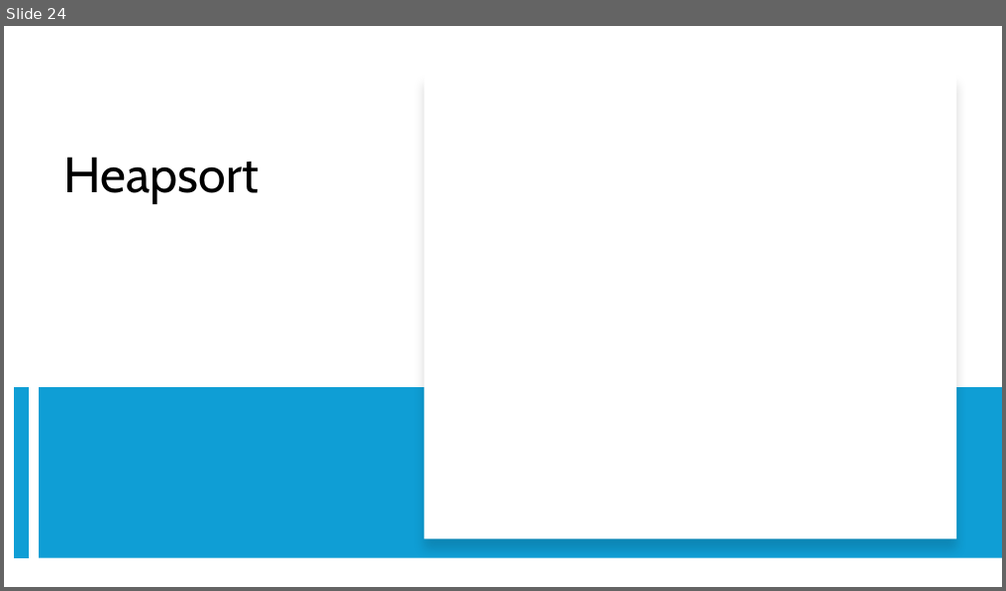
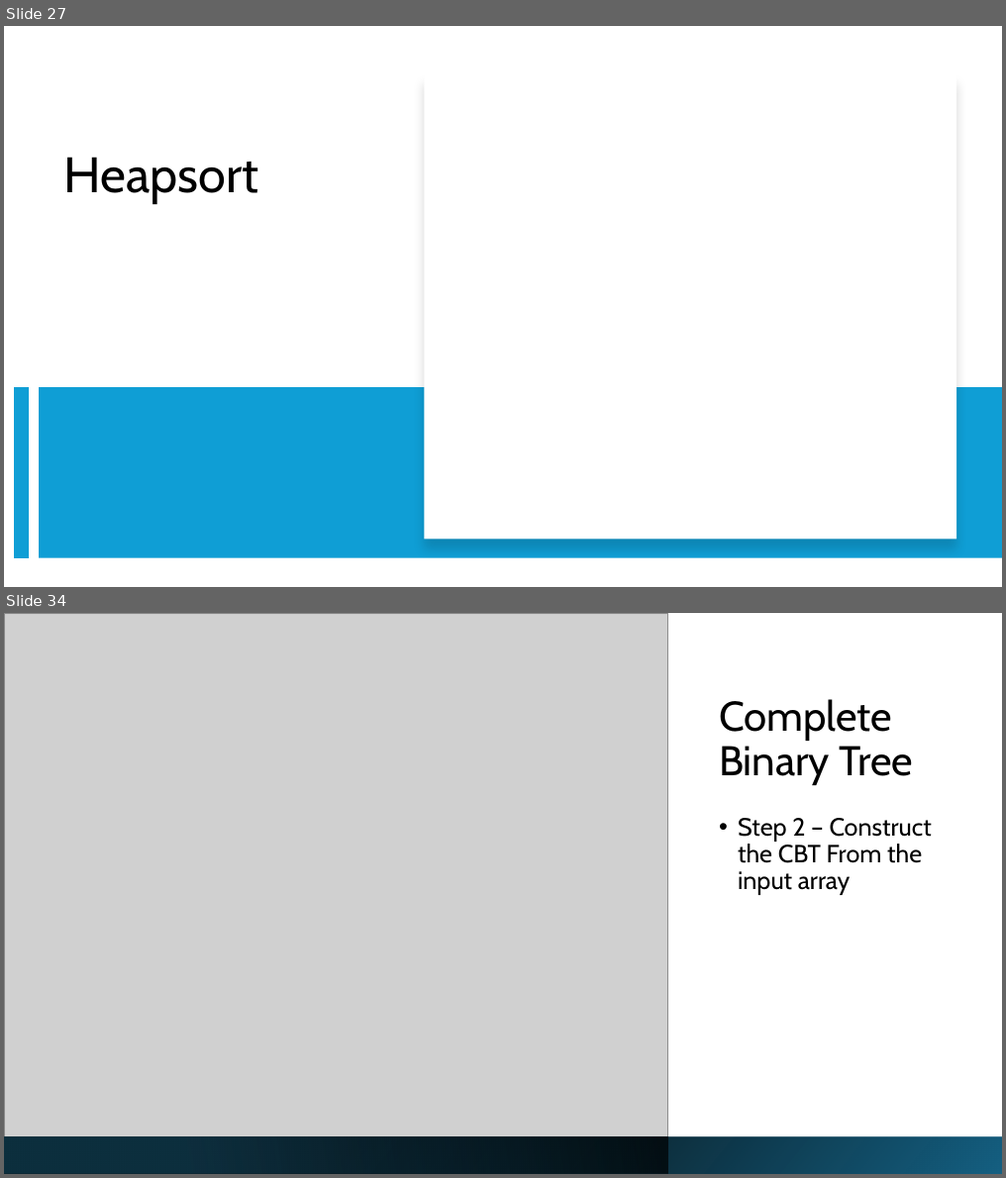
Before and after one commit to RobertNagy299/dsa-i-teaching, a slide deck: MyOwnPresentations/Sorting_Algorithms_V.pptx. Shown one above the other, each under a label of ours: slide 24 before the commit, slides 27 and 34 after it; the slides between them are not shown. The pictures are 1006x591 and 1006x1178 pixels, drawn with LibreOffice and Linux fonts; fonts in the diff are those of the drawing; grey boxes stand for pictures. Boxes give left, top, right and bottom in pixels: in the first picture for what was removed or moved away, otherwise in the second. Text is boxed around its words. In the diff, an @@ line names an element or a change of style, - is before the commit and + after.

```diff
--- a/MyOwnPresentations/Sorting_Algorithms_V.pptx
+++ b/MyOwnPresentations/Sorting_Algorithms_V.pptx
@@ slide 34 added at [4, 613, 1002, 1174], background #FFFFFF @@
@@ picture added at [4, 613, 668, 1138] @@
@@ title added at [719, 699, 914, 785], 40 pt, text #000000 @@
+Complete Binary Tree
@@ text added at [738, 818, 932, 895], 24 pt, text #000000 @@
+• Step 2 – Construct the CBT From the input array
@@ rectangle added at [4, 1138, 1002, 1174], fill gradient #000000 to #156082 @@
@@ rectangle added at [4, 1138, 668, 1174], fill gradient #104862 to #000000 @@
@@ what was slide 24 is now slide 27 @@
```
Also in this commit, not shown: 3 slides changed, 43 other slides added, 1 slide removed.
